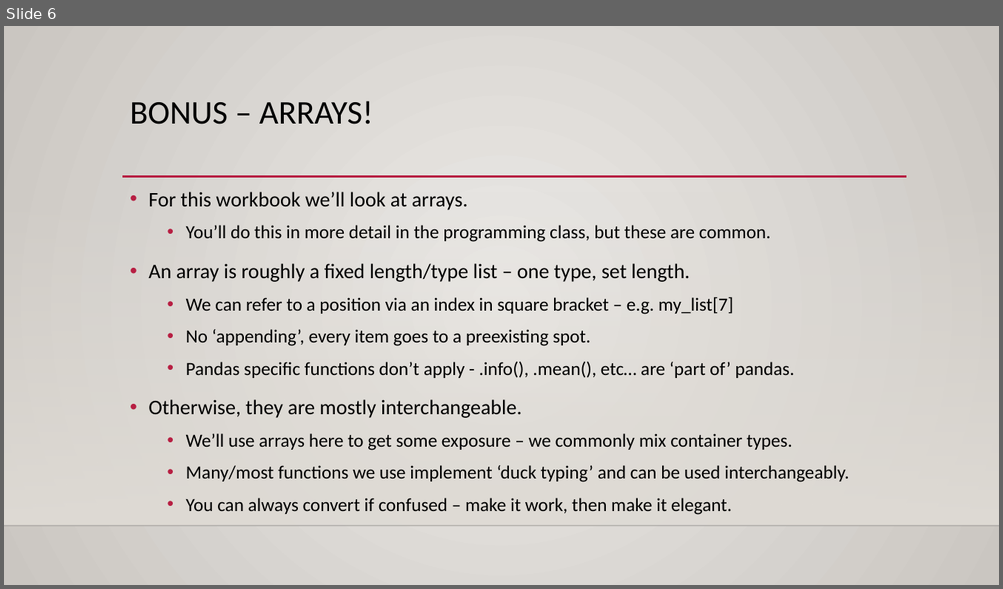
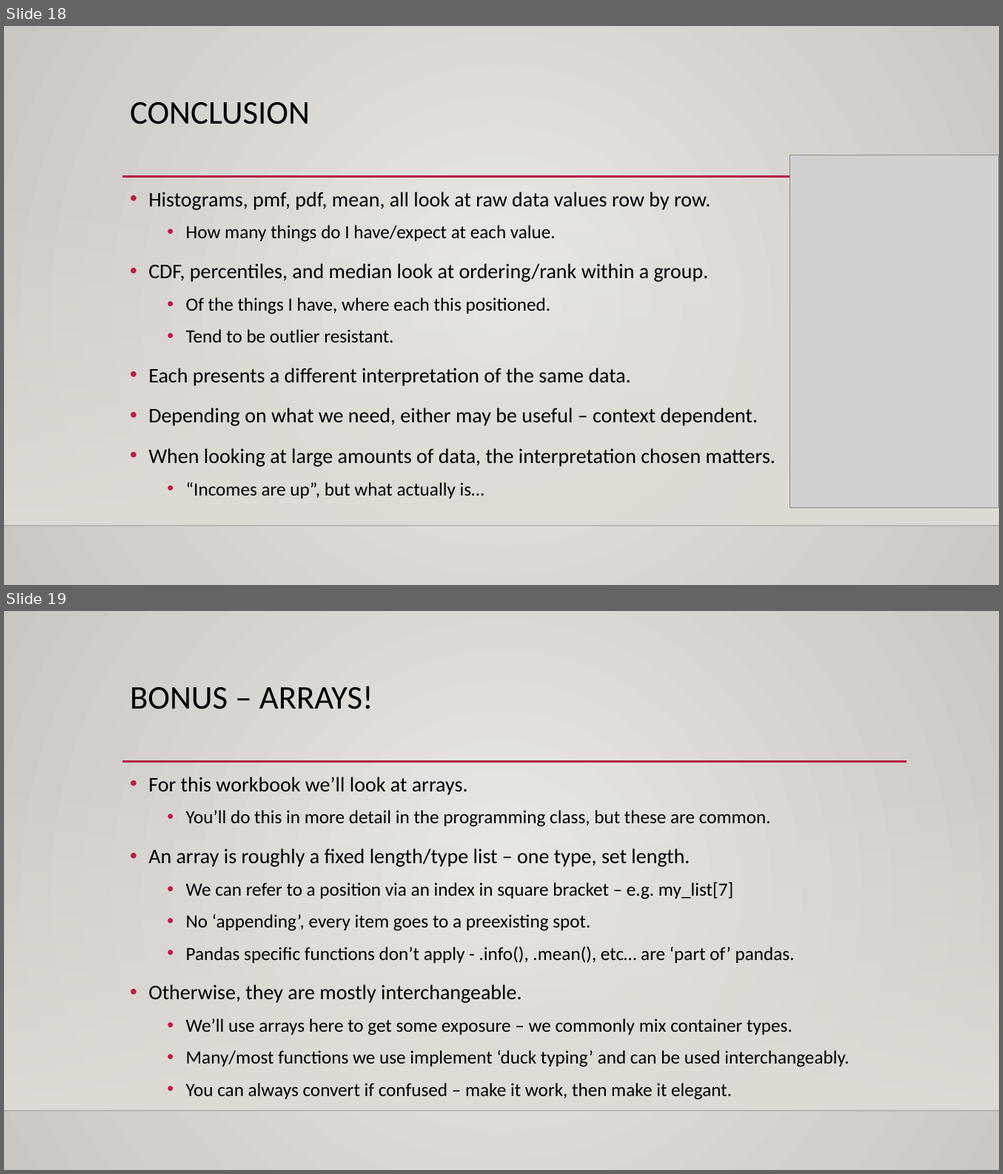
Before and after one commit to SedemSetor/Basic_Stats_in_Python_Student_Repository, a slide deck: reference_material/slides/004_Cumulative_Distributions.pptx. Shown one above the other, each under a label of ours: slide 6 before the commit, slides 18 and 19 after it. The pictures are 1003x589 and 1003x1174 pixels, drawn with LibreOffice and Linux fonts; fonts in the diff are those of the drawing; grey boxes stand for pictures; background and template pictures are left out. Boxes give left, top, right and bottom in pixels: in the first picture for what was removed or moved away, otherwise in the second. Text is boxed around its words. In the diff, an @@ line names an element or a change of style, - is before the commit and + after.

```diff
--- a/reference_material/slides/004_Cumulative_Distributions.pptx
+++ b/reference_material/slides/004_Cumulative_Distributions.pptx
@@ slide 18 added at [4,26,999,585], background gradient #ECEAE7 to #CAC7C1; not listed: 3 template elements that a slide beside it also shows @@
@@ title added at [130,102,310,124], 32 pt, text #000000 @@
+CONCLUSION
@@ picture added at [790,155,999,508] @@
@@ text added at [148,192,775,499], 20 pt, text #000000 @@
+• Histograms, pmf, pdf, mean, all look at raw data values row by row.
+  • How many things do I have/expect at each value.
+• CDF, percentiles, and median look at ordering/rank within a group.
+  • Of the things I have, where each this positioned.
+  • Tend to be outlier resistant.
+• Each presents a different interpretation of the same data.
+• Depending on what we need, either may be useful – context dependent.
+• When looking at large amounts of data, the interpretation chosen matters.
+  • “Incomes are up”, but what actually is…
@@ what was slide 6 is now slide 19 @@
```
Also in this commit, not shown: 3 slides changed, 12 other slides added, 3 other files.
